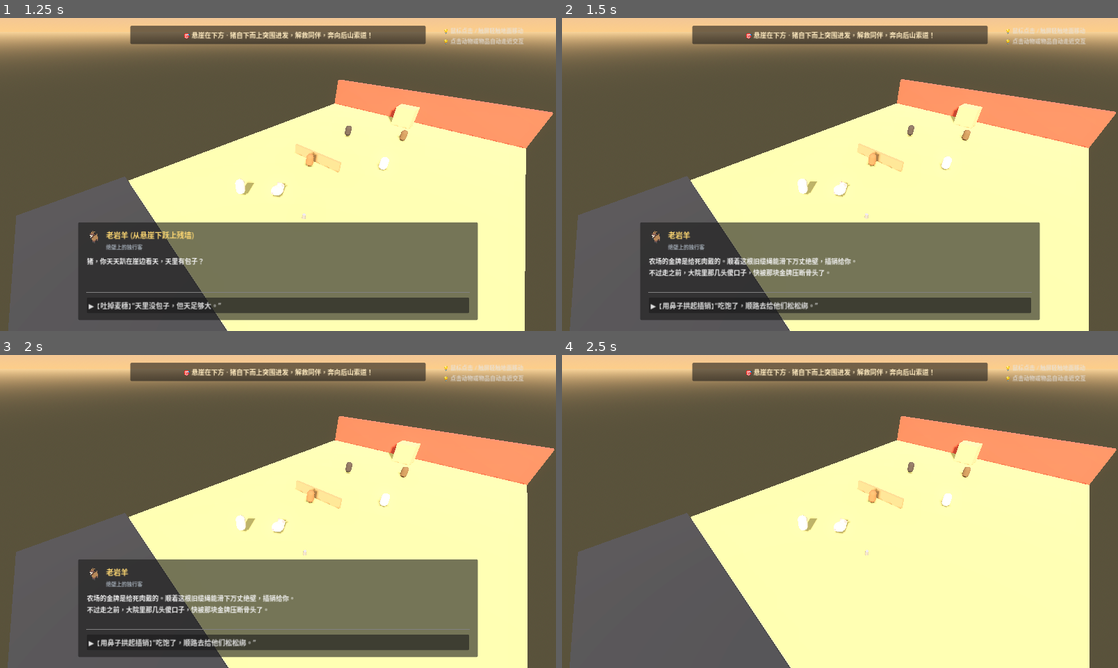
Above: before the commit, frames 1-4 (two rows, left to right).
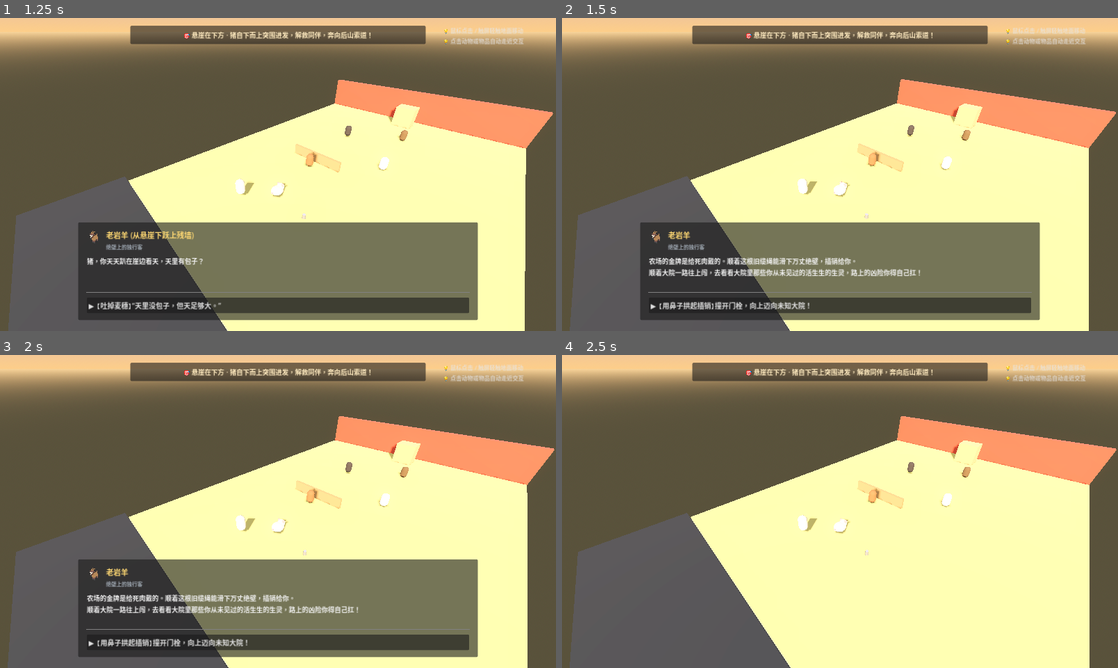
Above: after the commit, the same moments.

Repository: chenzhaoxuan0/piggame
Game: Godot game, scene res://scenes/ui/character_selection.tscn
Same seed, same stepped clock (60 frames per second), same inputs: the game is played once before the commit and once after it.
Inputs:
- Up to frame 1 (1.25 s): click "做特立独行的猪 (开始)" at 0.5 s
- Up to frame 2 (1.5 s): click "▶ 【吐掉麦穗】'天里没包子，但天足够大。'" at 1.25 s
- Up to frame 3 (2 s): no input
- Up to frame 4 (2.5 s): click "▶ 【用鼻子拱起插销】'吃饱了，顺路去给他们松松绑。'" (after the commit: "▶ 【用鼻子拱起插销】撞开门栓，向上迈向未知大院！") at 2 s

Frame 1 is identical in both runs. In frame 2, 1.0% of the frame differs, in the area x 15-65%, y 80-94%; in frame 3, 1.0%; in frame 4, nothing differs.

Commit message:
feat: integrate stranger encounters and will-acquisition into Hero's Journey

Diff:
--- a/scripts/core/dialogue_manager.gd
+++ b/scripts/core/dialogue_manager.gd
@@ -1,14 +1,15 @@
 extends Node
 
-# Dialogue Manager (《一口猪在金牌农场》简短有力寓言对话树)
-# 核心主旨：语言简短有力，直指人心；围城视角，互助觉醒
+# Dialogue Manager (陌生相遇 · 汲取意志 · 英雄蜕变)
+# 核心机制：猪初次相逢牛、羊、马，给予点化解围，并汲取【坚忍】、【温柔】与【决绝】三种伟大意志
 
 signal dialogue_started(node_data: Dictionary)
 signal dialogue_advanced(step: int)
 signal dialogue_ended()
+signal will_acquired(will_type: String)
 
 var dialogue_tree = {
-	# --- 序幕：悬崖边的晨风与老岩羊 ---
+	# --- 序幕：悬崖晨风与老岩羊 (阶段2&4) ---
 	"cliff_goat_intro": {
 		"speaker": "老岩羊 (从悬崖下跃上残墙)",
 		"avatar": "🐐",
@@ -25,18 +26,18 @@
 		"speaker": "老岩羊",
 		"avatar": "🐐",
 		"title": "绝壁上的独行客",
-		"content": "农场的金牌是给死肉戴的。顺着这根旧缆绳能滑下万丈绝壁，插销给你。\n不过走之前，大院里那几头傻口子，快被那块金牌压断骨头了。",
-		"options": [
-			{"text": "【用鼻子拱起插销】“吃饱了，顺路去给他们松松绑。”", "next": ""}
-		]
-	},
-
-	# --- 节点1：老耕牛 阿牛 (黑土地里的大顽石) ---
+		"content": "农场的金牌是给死肉戴的。顺着这根旧缆绳能滑下万丈绝壁，插销给你。\n顺着大院一路往上闯，去看看大院里那些你从未见过的活生生的生灵，路上的凶险你得自己扛！",
+		"options": [
+			{"text": "【用鼻子拱起插销】撞开门栓，向上迈向未知大院！", "next": ""}
+		]
+	},
+
+	# --- 试炼1：陌生老黄牛 ➔ 汲取【坚忍之骨】 ---
 	"aniu_interaction": {
-		"speaker": "阿牛 (四蹄打滑的老黄牛)",
+		"speaker": "阿牛 (泥垄里的陌生巨兽)",
 		"avatar": "🐂",
-		"title": "黑土泥垄里的耕作者",
-		"content": "（呼哧吐着白沫，眼珠通红）还差两分地……今天翻不完，金牌评优就黄了……",
+		"title": "初次相遇的黑土耕作者",
+		"content": "（呼哧吐着白沫，眼珠通红死磕）还差两分地……今天翻不完，金牌评优就黄了！你是谁家的猪？别挡道！",
 		"options": [
 			{
 				"text": "【猪嘴猛力一拱】咔嚓一声，把卡在犁尖的磨盘黑石拱飞出垄！",
@@ -47,11 +48,11 @@
 	"aniu_solved": {
 		"speaker": "阿牛 (呆立泥中)",
 		"avatar": "🐂",
-		"title": "黑土泥垄里的耕作者",
-		"content": "……石头？！我顶着块大石头犁了两个时辰？！可金牌农场的规矩……",
-		"options": [
-			{
-				"text": "【简短有力】“阿牛，地是翻不完的，但牛会累死。地每年都要歇冬，你比地还硬？”",
+		"title": "震撼的老耕牛",
+		"content": "……石头？！我顶着块大石头犁了两个时辰？！你一口小猪，哪来这么大劲？可金牌农场的规矩……",
+		"options": [
+			{
+				"text": "【简短点拔】“地是翻不完的，但牛会累死。地每年都要歇冬，你比地还硬？”",
 				"next": "aniu_finish"
 			}
 		]
@@ -60,21 +61,33 @@
 		"speaker": "阿牛 (长舒白汽，自己顶开颈套)",
 		"avatar": "🐂",
 		"title": "觉醒的老黄牛",
-		"content": "（看着滚远的巨石，突然笑了）哈！规矩是人定的，命是爹妈给的。老子今天不翻了，喝水去！",
-		"options": [
-			{"text": "甩甩尾巴，漫步走向羊舍", "next": ""}
-		]
-	},
-
-	# --- 节点2：小绵羊 绵绵 (草垛里的云彩毛) ---
+		"content": "（看着滚远的巨石，突然笑了）哈！规矩是人定的，命是自己长出来的。老子今天不翻了，喝水去！",
+		"options": [
+			{
+				"text": "【猪心中震撼】它即使流血也不曾弯下的脊梁……这就是扛起千钧的坚忍之骨！",
+				"next": "learn_ox_will"
+			}
+		]
+	},
+	"learn_ox_will": {
+		"speaker": "特立独行的猪 (领悟)",
+		"avatar": "🐷",
+		"title": "【意志觉醒：坚忍之骨】",
+		"content": "猪注视着老黄牛沉稳走远的背影，心头猛然一震：\n自由不是轻浮的逃跑，要想冲破前方的高墙，自己必须像这头老牛一样，拥有哪怕泰山压顶也绝不屈服的【坚忍之骨】！",
+		"options": [
+			{"text": "迈步向前，带着坚忍之骨继续向上挺进！", "next": ""}
+		]
+	},
+
+	# --- 试炼2：陌生小绵羊 ➔ 汲取【温柔之心】 ---
 	"mianmian_interaction": {
-		"speaker": "绵绵 (缩在草垛里的小绵羊)",
+		"speaker": "绵绵 (草垛后瑟瑟发抖的小羊)",
 		"avatar": "🐑",
-		"title": "刚被剪毛的小羊",
-		"content": "（木栏贴着‘次品羊毛：细软无力，不合标准’，抽泣着）阿猪叔……他们说我的毛织不成厚布，我是最没用的一头羊……",
-		"options": [
-			{
-				"text": "【踢飞木牌，推过去新鲜野胡萝卜】“天上的云硬不硬？”",
+		"title": "初次相遇的被弃小羊",
+		"content": "（木栏贴着‘次品羊毛：细软无力，工业报废’，即便哭泣，蹄子下却还护着一窝小雀）你是隔壁的大猪吗……我长得太软了，我是不是全农场最没用的一只羊？",
+		"options": [
+			{
+				"text": "【踢飞木牌，拱过去新鲜野胡萝卜】“天上的云硬不硬？”",
 				"next": "mianmian_advice"
 			}
 		]
@@ -85,94 +98,121 @@
 		"title": "一口猪",
 		"content": "云就是软的，才好看。羊毛软，是你的本事，不是你的病。他们要硬布做麻袋，那是他们没见过云彩。",
 		"options": [
-			{"text": "看着小羊咬下甘甜的胡萝卜", "next": "mianmian_finish"}
+			{"text": "看着小羊咬下甘甜的胡萝卜，眼睛亮如露水", "next": "mianmian_finish"}
 		]
 	},
 	"mianmian_finish": {
-		"speaker": "绵绵 (眼珠亮如露水)",
+		"speaker": "绵绵 (破涕为笑)",
 		"avatar": "🐑",
 		"title": "重拾自信的绵羊",
-		"content": "云彩毛……对！我长的是天上的云彩毛！阿猪叔，有人来抓你，我用羊群给你堵路！",
-		"options": [
-			{"text": "用鼻子蹭蹭草堆，走向环形跑道", "next": ""}
-		]
-	},
-
-	# --- 节点3：烈马 追风 (跑圈里的瞎马) ---
+		"content": "云彩毛……对！我长的是天上的云彩毛！阿猪哥，谢谢你！若是有人追你，我用羊群给你堵路！",
+		"options": [
+			{
+				"text": "【猪心中触动】哪怕自己受尽排挤，却依然护着小雀……这就是至真至善的温柔之心！",
+				"next": "learn_sheep_will"
+			}
+		]
+	},
+	"learn_sheep_will": {
+		"speaker": "特立独行的猪 (领悟)",
+		"avatar": "🐷",
+		"title": "【意志觉醒：温柔之心】",
+		"content": "小羊那双清澈如泉水的眼睛，融化了猪心底的尖刺与冷漠。\n它明白了：真正的特立独行，不是把自己变成冷酷无情的石头，而是无论这个世界多荒谬粗暴，心底永远保留一抹至真至纯的【温柔之心】！",
+		"options": [
+			{"text": "眼神温和而坚定，继续向上挺进！", "next": ""}
+		]
+	},
+
+	# --- 试炼3：陌生烈马 ➔ 汲取【决绝之勇】 ---
 	"zhuifeng_interaction": {
-		"speaker": "追风 (大汗淋漓的纯血马)",
+		"speaker": "追风 (封闭赛道上的狂暴黑马)",
 		"avatar": "🐎",
-		"title": "封闭赛道上的飞奔者",
-		"content": "（戴着皮眼罩在泥圈疯狂打转）别挡道！我的配速曲线是全庄第一！只要跑完这一万圈，金牌马厩就是我的！",
-		"options": [
-			{
-				"text": "【撞烂看台，咬断眼罩皮带】“睁开眼看四周！”",
+		"title": "初次相遇的奔腾者",
+		"content": "（戴着皮眼罩在泥圈疯狂打转）滚开！别挡我的赛道！我的配速曲线是全庄第一！只要跑完这一万圈，金牌马厩就是我的！",
+		"options": [
+			{
+				"text": "【撞烂看台，一口咬断眼罩皮带】“睁开眼看四周！”",
 				"next": "zhuifeng_awaken"
 			}
 		]
 	},
 	"zhuifeng_awaken": {
-		"speaker": "追风 (马失前蹄，浑身发抖)",
+		"speaker": "追风 (猛然刹步，惊骇四顾)",
 		"avatar": "🐎",
 		"title": "看清真相的烈马",
-		"content": "这……只有一条五十米的烂泥圈？！我跑了三年，每天跑一百里，原来一直在原地踩泥槽？！",
-		"options": [
-			{
-				"text": "【简短有力】“迈开腿谁都会，往哪跑才是本事。围栏烂了，悬崖外才是路。”",
+		"content": "这……这只有一条五十米的烂泥圈？！我跑了三年，每天跑一百里，原来一直在原地踩泥槽？！",
+		"options": [
+			{
+				"text": "【简短点拔】“迈开腿谁都会，往哪跑才是本事。围栏烂了，悬崖外才是路。”",
 				"next": "zhuifeng_finish"
 			}
 		]
 	},
 	"zhuifeng_finish": {
-		"speaker": "追风 (仰天长嘶，踏碎围栏)",
+		"speaker": "追风 (仰天长鸣，踏碎围栏)",
 		"avatar": "🐎",
 		"title": "觉醒的千里马",
 		"content": "原地打转的金牌，一文不值！阿猪，今天谁敢拦你，我的铁蹄踏碎他们的门！",
 		"options": [
-			{"text": "点头致意，走向大院石板路", "next": ""}
-		]
-	},
-
-	# --- 节点4：管家犬 老张 (大院当中的破铜铃) ---
-	"laozhang_interaction": {
-		"speaker": "管家犬 老张 (死死晃动铜铃)",
+			{
+				"text": "【猪热血沸腾】那股向死而生、敢踏碎一切栅栏的气势……这就是决绝之勇！",
+				"next": "learn_horse_will"
+			}
+		]
+	},
+	"learn_horse_will": {
+		"speaker": "特立独行的猪 (领悟)",
+		"avatar": "🐷",
+		"title": "【意志觉醒：决绝之勇】",
+		"content": "烈马仰天长啸的冲天气势激荡在猪的胸膛！\n最后一丝迟疑与畏缩彻底灰飞烟灭。面对前方耸立的钟楼与捕兽网，它拥有了踏平一切障碍的【决绝之勇】！\n三种意志齐聚，它不再是一只普通的猪！",
+		"options": [
+			{"text": "昂首阔步，向中央红砖钟楼发起冲刺！", "next": ""}
+		]
+	},
+
+	# --- 决战与终章：钟楼顶层 (阶段8&9) ---
+	"ordeal_encounter": {
+		"speaker": "管家犬 老张 (手握电网手柄)",
 		"avatar": "🐕",
 		"title": "金牌农庄大统领",
-		"content": "阿猪！站住！农场今年评上了特级金牌！只要你留下来，金铃铛给你戴，高蛋白豆饼管饱！你跑去悬崖，连口馊料都没有！",
-		"options": [
-			{
-				"text": "【麦穗微晃，平静反问】“老张，金牌能嚼得动吗？”",
-				"next": "laozhang_response"
-			}
-		]
-	},
-	"laozhang_response": {
-		"speaker": "一口猪",
-		"avatar": "🐷",
-		"title": "一口猪",
-		"content": "嚼不动，咽不下，戴在脖子上还硌得慌。\n槽里的豆饼再甜，也是买你这条命的定金。野地里的草根苦，但嚼碎了是自由的味儿。\n铜铃很响，但外面的山风更大。别替笼子守门了，你也该卸下铃铛，在草地上打个滚了。",
-		"options": [
-			{"text": "从老张身边坦然走过", "next": "laozhang_finish"}
-		]
-	},
-	"laozhang_finish": {
-		"speaker": "老张 (铜铃滑落在泥水里)",
+		"content": "阿猪！看看你的四周，钢丝网已经合拢了！\n戴上金项圈做模范种猪，豆饼管饱！否则，明早后厨开膛剔骨！是当尊贵的金铃猪，还是当案板上的肉，你自己选！",
+		"options": [
+			{
+				"text": "【牛的坚忍 + 羊的纯真 + 马的决绝】“金牌能嚼得动吗？！嚼不动，咽不下！”",
+				"next": "ordeal_break_switch"
+			}
+		]
+	},
+	"ordeal_break_switch": {
+		"speaker": "特立独行的猪 (猛力一击)",
+		"avatar": "🐷",
+		"title": "凝聚三种意志的英雄",
+		"content": "轰——！猪借力腾空一跃，用坚硬如铁的猪拱嘴狠狠撞在高压总电闸上！\n漫天电火花炸裂！刺眼的探照灯与高音喇叭全线熄灭！浩瀚璀璨的银河星空毫无保留地洒满人间！",
+		"options": [
+			{"text": "在全员觉醒掩护下，奔赴最上方悬崖索道！", "next": "cablecar_climax"}
+		]
+	},
+
+	# --- 终章：索道崖口度化老张 (阶段11&12) ---
+	"cablecar_climax": {
+		"speaker": "管家犬 老张 (瘫坐在地)",
 		"avatar": "🐕",
 		"title": "失落的守门人",
-		"content": "（呆呆看着爪子里的金牌与图纸，眼眶发红）……在草地上打个滚？我当了一条长了四条腿的活狗……我居然忘了怎么打滚了……走吧阿猪，山路慢行。",
-		"options": [
-			{"text": "走向悬崖缆车站台", "next": ""}
-		]
-	},
-
-	# --- 终幕：悬崖木缆车，驶向旷野 ---
-	"cablecar_final": {
-		"speaker": "一口猪 (悬挂于万丈绝壁之上)",
-		"avatar": "🐷",
-		"title": "一口走出了围城的猪",
-		"content": "咔嗒！生锈的插销顶入缆槽，木质吊厢在夕阳熔金的绝壁上徐徐滑出。\n崖下是万顷翻滚的金黄麦浪。阿牛在溪边甩尾，绵绵在草垛顶抖落一朵云，追风在崖坡狂奔，老张把铜铃扔进了水洼。\n金牌是农场的，但命是你自己的。\n世上只有一种特立独行：看清了槽里的把戏，依然坦坦荡荡奔向旷野。",
-		"options": [
-			{"text": "【迎着晚风滑向原野】天地很大，下山见！", "next": "game_win"}
+		"content": "（追到崖口，眼眶发红）阿猪……电闸断了，指标没了，没有农场，明天我们怎么活啊……",
+		"options": [
+			{
+				"text": "【递上引水全息图】“老张，引水渠我全拱通了。大地不需要皮鞭，春天草自会发芽。”",
+				"next": "cablecar_redemption"
+			}
+		]
+	},
+	"cablecar_redemption": {
+		"speaker": "特立独行的猪",
+		"avatar": "🐷",
+		"title": "生命的渡人者",
+		"content": "铜铃摇得很响，但山风更大。别替笼子守门了，你也该卸下铃铛，去草地上打个滚了！",
+		"options": [
+			{"text": "【老张泪流满面，亲手解下铜铃】跳上木吊厢，推下启动插销！", "next": "game_win"}
 		]
 	}
 }
--- a/scripts/levels/office_level_1.gd
+++ b/scripts/levels/office_level_1.gd
@@ -1,12 +1,11 @@
 extends Node3D
 
-# 关卡控制器：《一口猪在金牌农场》第一篇章
-# 场景：悬崖边的金牌农场 (The Cliffside Golden Farm)
+# 关卡控制器：《一口猪在金牌农场》第一篇章 (英雄之旅 · 意志凝聚版)
 # 核心机制：
-# 1. 悬崖残墙处与老岩羊对话，拿到旧索道插销
-# 2. 深入大院，以简短有力的智慧点醒阿牛 (牛)、绵绵 (羊)、追风 (马)
-# 3. 面对管家犬老张，质问“金牌能嚼得动吗”，跨越石道
-# 4. 前往悬崖边木质吊厢，将插销撞入卡槽，缆车滑入原野
+# 1. 悬崖在下方，老岩羊从崖底跃上残墙，给生锈铜插销
+# 2. 向上挺进，陌生相遇并点化牛、羊、马，分别汲取【坚忍】、【温柔】与【决绝】三股意志
+# 3. 意志齐聚直面中央钟楼老张，铁头撞断高压电闸引出星空
+# 4. 索道崖口交付引水图，度化老张，木缆车滑入原野
 
 @onready var player: PigController = $Pig
 @onready var camera = $IsometricCamera
@@ -24,12 +23,11 @@
 @onready var cablecar_cabin = $FarmEnvironment/CableCarArea/CableCarCabin
 @onready var click_indicator = $Pig/ClickIndicator
 
-# 进程状态
-var met_goat: bool = false
-var met_aniu: bool = false
-var met_mianmian: bool = false
-var met_zhuifeng: bool = false
-var met_laozhang: bool = false
+# 英雄意志掌握状态 (从同伴身上学到的意志)
+var will_ox: bool = false      # 从老黄牛处学到的【坚忍之骨】
+var will_sheep: bool = false   # 从小绵羊处学到的【温柔之心】
+var will_horse: bool = false   # 从烈马处学到的【决绝之勇】
+var power_cut: bool = false
 var is_game_finished: bool = false
 
 func _ready() -> void:
@@ -42,7 +40,6 @@
 	# 开局自动弹出悬崖边老岩羊对话
 	get_tree().create_timer(0.4).timeout.connect(func():
 		open_dialogue("cliff_goat_intro")
-		met_goat = true
 	)
 
 func _on_player_moved_to_target(pos: Vector3) -> void:
@@ -62,41 +59,46 @@
 		open_dialogue("cliff_goat_intro")
 	elif target.is_in_group("npc_aniu"):
 		open_dialogue("aniu_interaction")
-		met_aniu = true
-		check_progress()
+		will_ox = true
+		check_hero_progress()
 	elif target.is_in_group("npc_mianmian"):
 		open_dialogue("mianmian_interaction")
-		met_mianmian = true
-		check_progress()
+		will_sheep = true
+		check_hero_progress()
 	elif target.is_in_group("npc_zhuifeng"):
 		open_dialogue("zhuifeng_interaction")
-		met_zhuifeng = true
-		check_progress()
+		will_horse = true
+		check_hero_progress()
 	elif target.is_in_group("npc_laozhang"):
-		open_dialogue("laozhang_interaction")
-		met_laozhang = true
-		check_progress()
+		open_dialogue("ordeal_encounter")
+		power_cut = true
+		check_hero_progress()
 	elif target.is_in_group("cablecar_button"):
 		handle_cablecar_interact()
 	elif target.is_in_group("milk_jug"):
 		if target is RigidBody3D:
 			target.apply_impulse(Vector3(0.8, 1.4, 0.6) * 2.2)
 
-func check_progress() -> void:
-	if met_aniu and met_mianmian and met_zhuifeng and met_laozhang:
-		objective_label.text = "🎯 农庄的枷锁已全部松开。前往悬崖木吊厢，推下插销奔向广阔人间！"
-	elif met_aniu and met_mianmian and met_zhuifeng:
-		objective_label.text = "🎯 三位同伴已觉醒！穿过中央石板路，面对摇晃铜铃的管家犬老张。"
+func check_hero_progress() -> void:
+	var wills = []
+	if will_ox: wills.append("坚忍之骨")
+	if will_sheep: wills.append("温柔之心")
+	if will_horse: wills.append("决绝之勇")
+
+	if will_ox and will_sheep and will_horse and not power_cut:
+		objective_label.text = "🎯 三大意志已凝聚【坚忍·温柔·决绝】！向中央红砖钟楼冲锋，撞碎电闸！"
+	elif power_cut:
+		objective_label.text = "🌟 高压电闸已碎，星空现世！在全员掩护下，奔赴最上方悬崖索道！"
 	else:
-		objective_label.text = "🎯 漫步于悬崖边的金牌农庄，顺路给大院里的牛、羊、马松松绑。"
+		var status = "、".join(wills) if wills.size() > 0 else "无"
+		objective_label.text = "🎯 向上探索农庄 · 已领悟意志: [%s] · 继续寻访陌生同伴" % status
 
 func handle_cablecar_interact() -> void:
 	if is_game_finished:
 		return
 	is_game_finished = true
-	open_dialogue("cablecar_final")
+	open_dialogue("cablecar_climax")
 
-	# 缆车吊厢在落日熔金的万丈绝壁上滑出
 	if cablecar_cabin:
 		var tween = create_tween()
 		tween.tween_property(cablecar_cabin, "position", cablecar_cabin.position + Vector3(15.0, -6.0, 10.0), 3.8)
Not shown, changed: docs/GDD_GAME_DESIGN.md
Not shown, changed: docs/PIG_STORY_LINE_FULL.md
